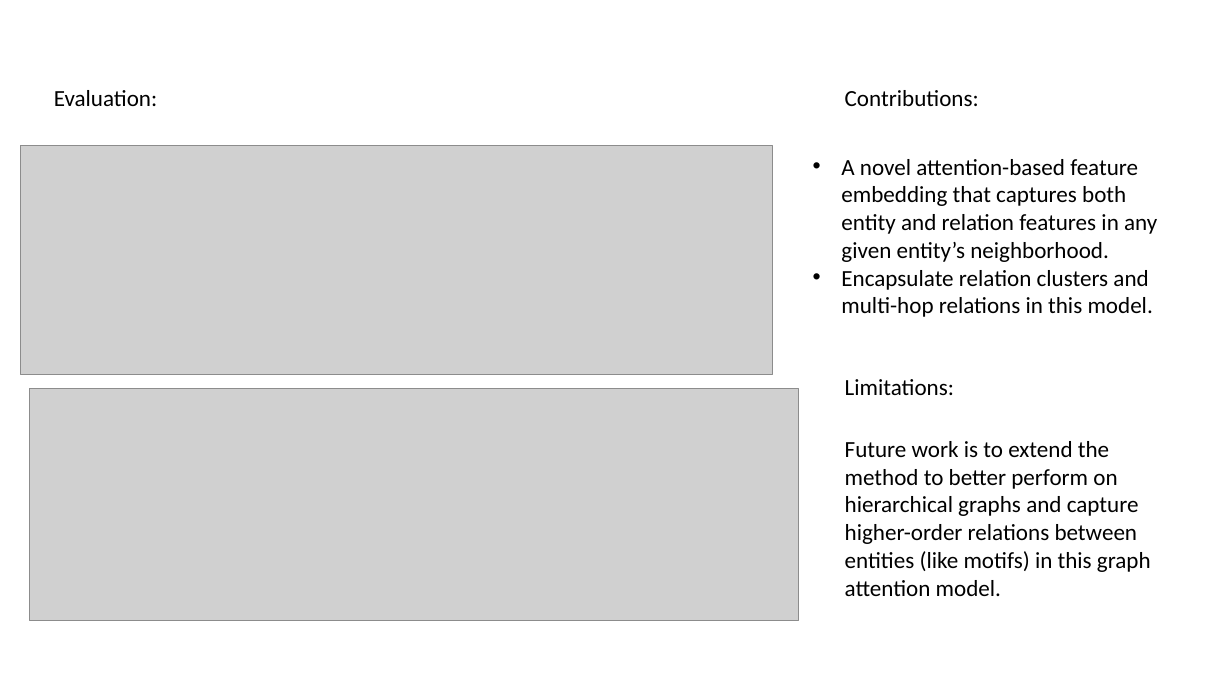
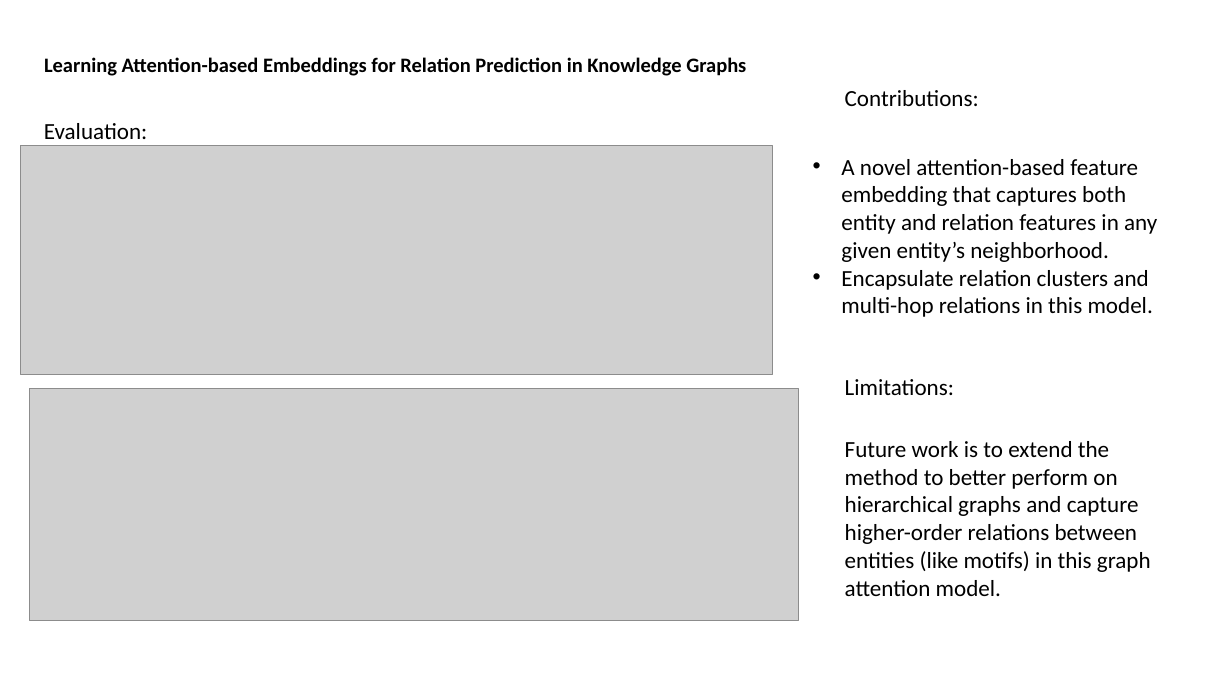
Before and after one commit to sylviawangfr/KGpaper, a slide deck: slide 2 of slides.pptx. Drawn at 1232x693 pixels with LibreOffice and Linux fonts; fonts in the diff are those of the drawing; grey boxes stand for pictures. Boxes give left, top, right and bottom in pixels: in the first picture for what was removed or moved away, otherwise in the second. Text is boxed around its words. In the diff, an @@ line names an element or a change of style, - is before the commit and + after.

```diff
--- a/slides.pptx
+++ b/slides.pptx
@@ text added at (44,57,746,76), 16 pt, text #000000, bold @@
+Learning Attention-based Embeddings for Relation Prediction in Knowledge Graphs
@@ text "Evaluation:" rewrapped from (54,90,157,106) to (44,123,147,146) @@
```
Also in this commit, not shown: 4 other slides changed, 8 slides added, 1 other file.
